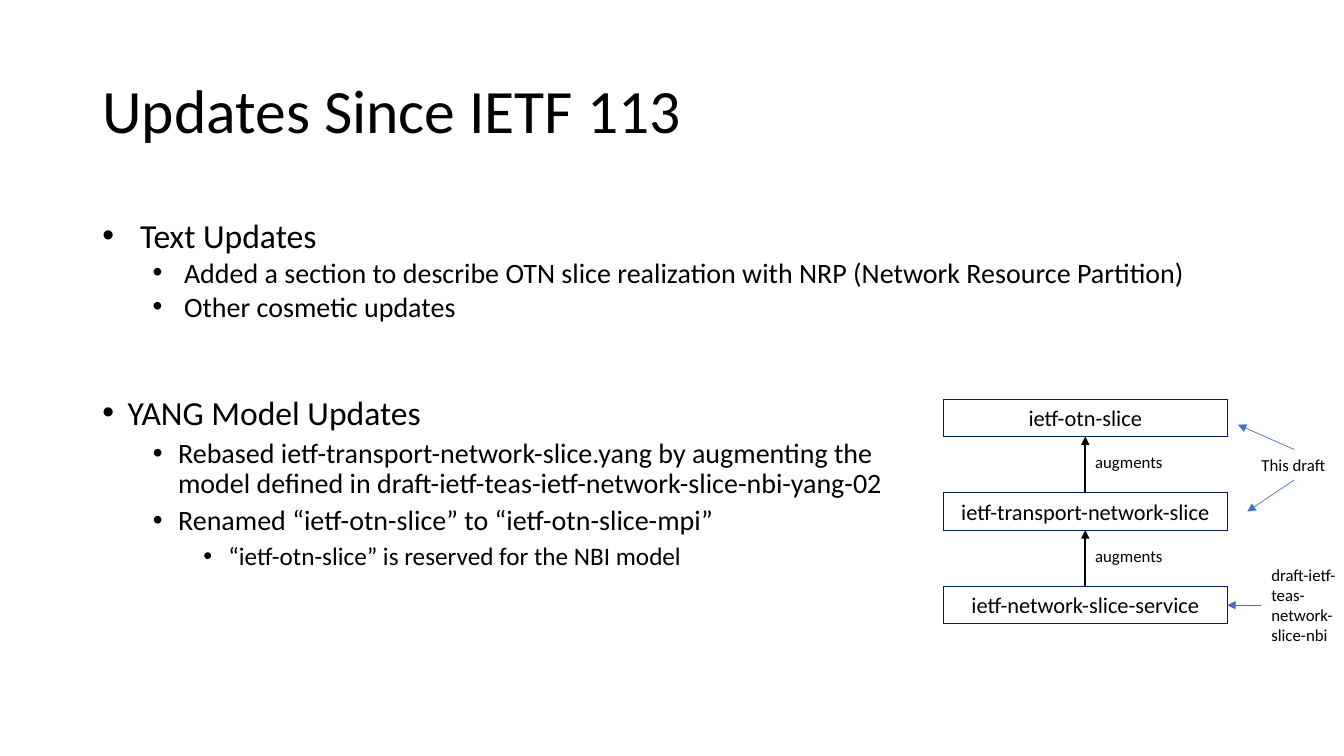
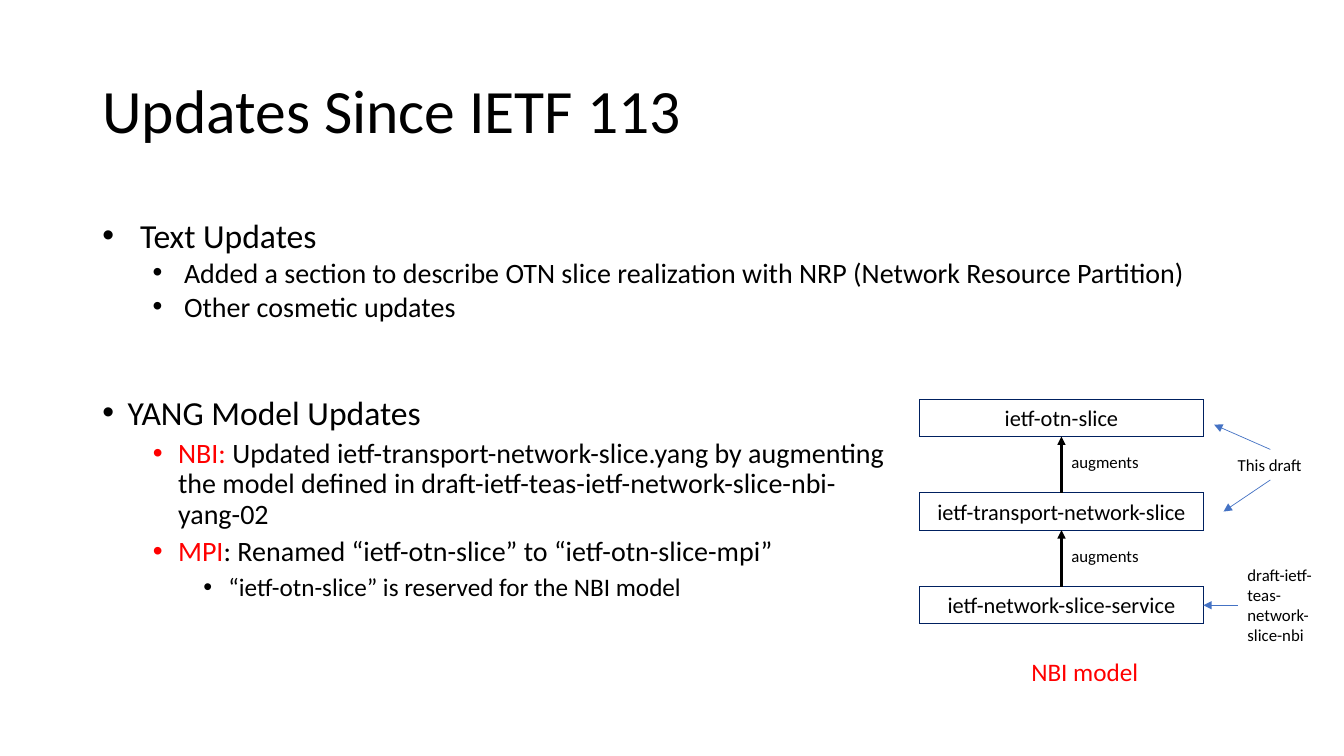
Before and after one commit to aguoietf/ietf-ccamp-yang-otn-slicing, a slide deck: slide 2 of Meeting Materials/draft-ietf-ccamp-yang-otn-slicing-02.pptx. Drawn at 1344x756 pixels with LibreOffice and Linux fonts; fonts in the diff are those of the drawing. Boxes give left, top, right and bottom in pixels: in the first picture for what was removed or moved away, otherwise in the second. Text is boxed around its words. In the diff, an @@ line names an element or a change of style, - is before the commit and + after.

```diff
--- a/Meeting Materials/draft-ietf-ccamp-yang-otn-slicing-02.pptx
+++ b/Meeting Materials/draft-ietf-ccamp-yang-otn-slicing-02.pptx
@@ text at [178, 443, 884, 566]: text changed @@
-  • Rebased ietf-transport-network-slice.yang by augmenting the model defined in draft-ietf-teas-ietf-network-slice-nbi-yang-02
-  • Renamed “ietf-otn-slice” to “ietf-otn-slice-mpi”
+  • NBI: Updated ietf-transport-network-slice.yang by augmenting the model defined in draft-ietf-teas-ietf-network-slice-nbi-yang-02
+  • MPI: Renamed “ietf-otn-slice” to “ietf-otn-slice-mpi”
@@ 5 arrows, 4 texts, 3 rectangles: place and size @@
-5 arrows, 4 texts, 3 rectangles at [944, 399, 1335, 641]
+5 arrows, 4 texts, 3 rectangles at [920, 399, 1311, 641]
@@ text added at [1031, 663, 1138, 681], 18 pt, text #FF0000 @@
+NBI model
```
Also in this commit, not shown: 3 other slides changed.
